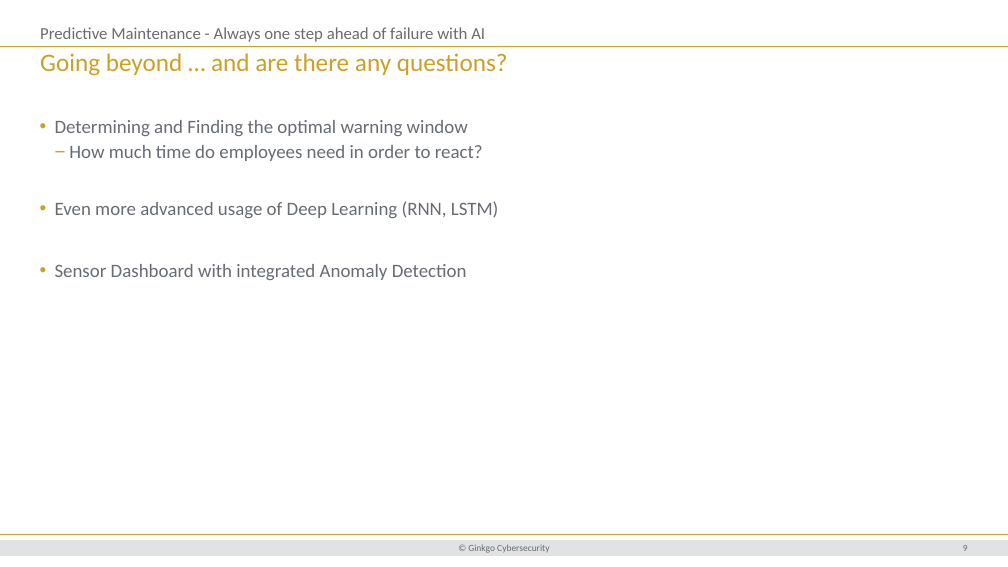
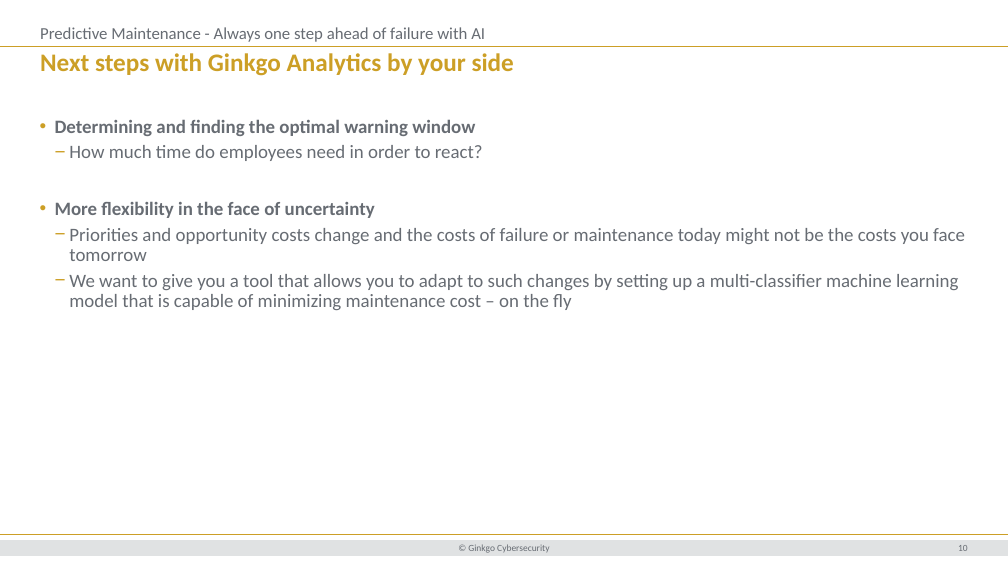
Before and after one commit to LukasKaspras/ginkgo_datacase_interview, a slide deck: slide 10 of reports/ds_presentation.pptx (slide 9 before the commit). Drawn at 1008x567 pixels with LibreOffice and Linux fonts; fonts in the diff are those of the drawing; background and template pictures are left out. Boxes give left, top, right and bottom in pixels: in the first picture for what was removed or moved away, otherwise in the second. Text is boxed around its words. In the diff, an @@ line names an element or a change of style, - is before the commit and + after.

```diff
--- a/reports/ds_presentation.pptx
+++ b/reports/ds_presentation.pptx
@@ title at (x1=40, y1=53, x2=514, y2=76): text changed; bold on @@
-Going beyond … and are there any questions?
+Next steps with Ginkgo Analytics by your side
@@ text at (x1=55, y1=119, x2=475, y2=136): text changed; bold on @@
-• Determining and Finding the optimal warning window
+• Determining and finding the optimal warning window
@@ text at (x1=55, y1=201, x2=965, y2=310): text changed @@
-• Even more advanced usage of Deep Learning (RNN, LSTM)
-• Sensor Dashboard with integrated Anomaly Detection
+• More flexibility in the face of uncertainty
+  − Priorities and opportunity costs change and the costs of failure or maintenance today might not be the costs you face tomorrow
+  − We want to give you a tool that allows you to adapt to such changes by setting up a multi-classifier machine learning model that is capable of minimizing maintenance cost – on the fly
@@ page number at (x1=958, y1=545, x2=968, y2=551): text changed @@
-9
+10
```
Also in this commit, not shown: 7 other slides changed, 3 slides added, 1 slide removed, 1 other file.
